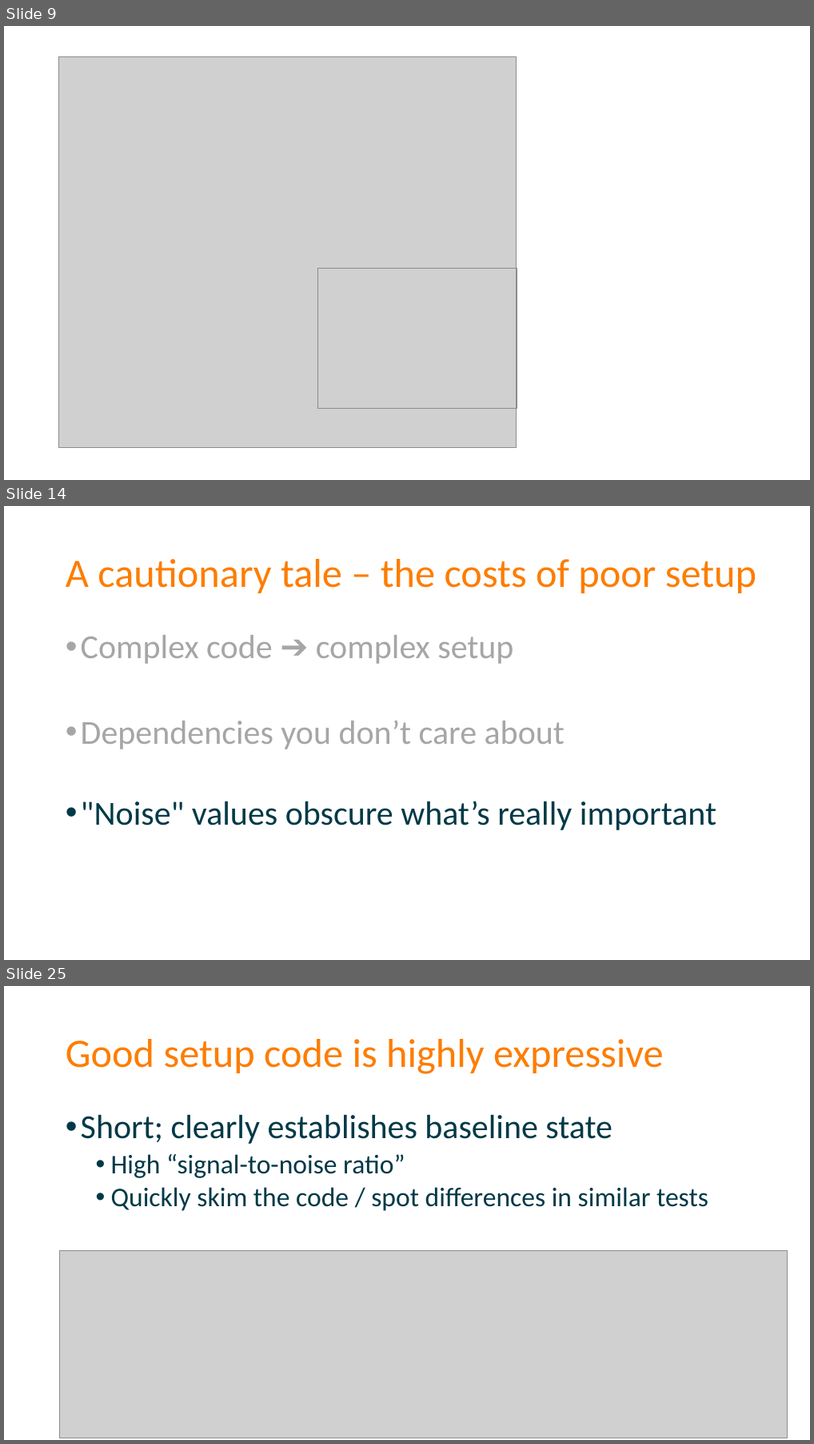
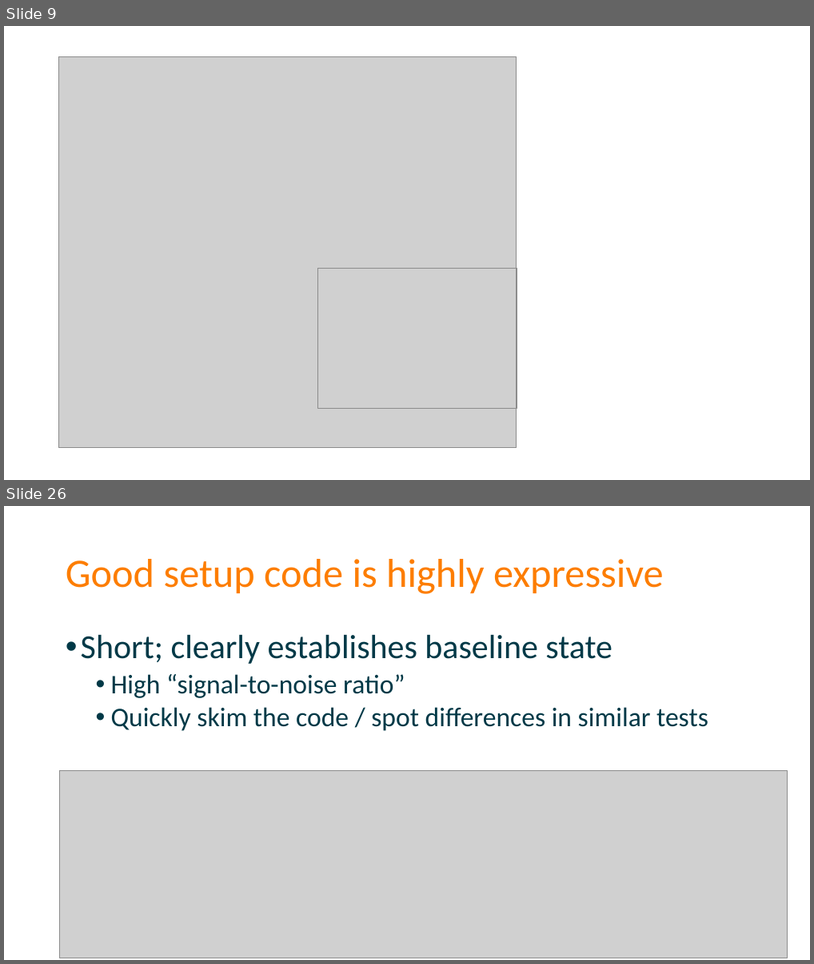
Before and after one commit to spetryjohnson/Talk-Patterns_of_Effective_Test_Setup, a slide deck: POETS - CodeMash 2017.pptx. Shown one above the other, each under a label of ours: slides 9, 14 and 25 before the commit, slides 9 and 26 after it; the slides between them are not shown. The pictures are 814x1444 and 814x964 pixels, drawn with LibreOffice and Linux fonts; fonts in the diff are those of the drawing; grey boxes stand for pictures. Boxes give left, top, right and bottom in pixels: in the first picture for what was removed or moved away, otherwise in the second. Text is boxed around its words. In the diff, an @@ line names an element or a change of style, - is before the commit and + after.

```diff
--- a/POETS - CodeMash 2017.pptx
+++ b/POETS - CodeMash 2017.pptx
@@ slide 14 removed at <box>4,506,810,960</box>, background #FFFFFF @@
@@ title removed at <box>66,559,757,593</box> @@
-A cautionary tale – the costs of poor setup
@@ text removed at <box>81,635,717,830</box> @@
-• Complex code ➔ complex setup
-• Dependencies you don’t care about
-• "Noise" values obscure what’s really important
@@ what was slide 25 is now slide 26 @@
```
Also in this commit, not shown: 9 slides changed, 7 slides added, 5 other slides removed, 2 other files.
